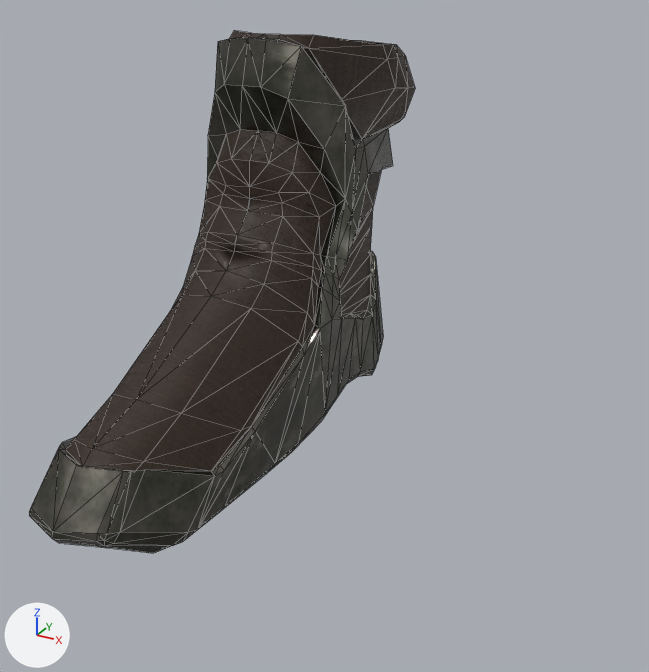
Before and after pictures for a commit that changed the glTF model foot/Shoes/shoes.glb.
The view is the same before and after, from a camera (50 mm lens) standing at (0.181, -0.382, 0.231) and looking at (0.001, -0.054, 0.067). Arrows for +X, +Y and +Z are at lower left; the lights stay in place. Mesh edges are drawn as thin lines. Where no turn or scale is listed for an object, it has been applied to the vertices. Vertices at the same position are counted once.

Names of what the first picture shows: 'shoes'.
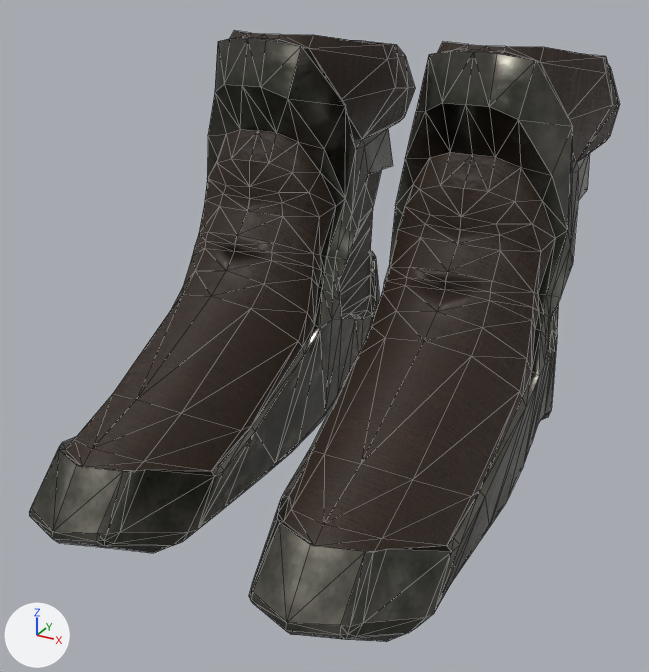
Where the newer file only moved an object's origin or applied its transform, the numbers keep the older frame.

What the commit changed:
me_shoe_var1_vert_022 has 365 vertices, 715 faces and spans x -0.149..-0.065, y -0.147..0.124, z -0.065..0.134.
me_shoe_var1_vert_022 is used by ob_shoes; location (0.0535, -0.0306, 0.0581).
me_shoe_var1_vert_022 part 1: the loose piece of 365 vertices spanning x -0.149..-0.065, y -0.147..0.124, z -0.065..0.134 is copied, and the copy is mirrored in x about its middle, then moved by (0.107, 0.0, 0.0); it spans x -0.042..0.042, y -0.147..0.124, z -0.065..0.134.

Location of each change, (x1, y1, x2, y2) in pixels of the pictures (649 x 672 px):
'shoes', reshaped (53% wider, 17% taller)
    before: (29, 31, 415, 553)
    after: (29, 31, 620, 642)
part 1 of me_shoe_var1_vert_022, added
    after: (249, 42, 620, 642)
